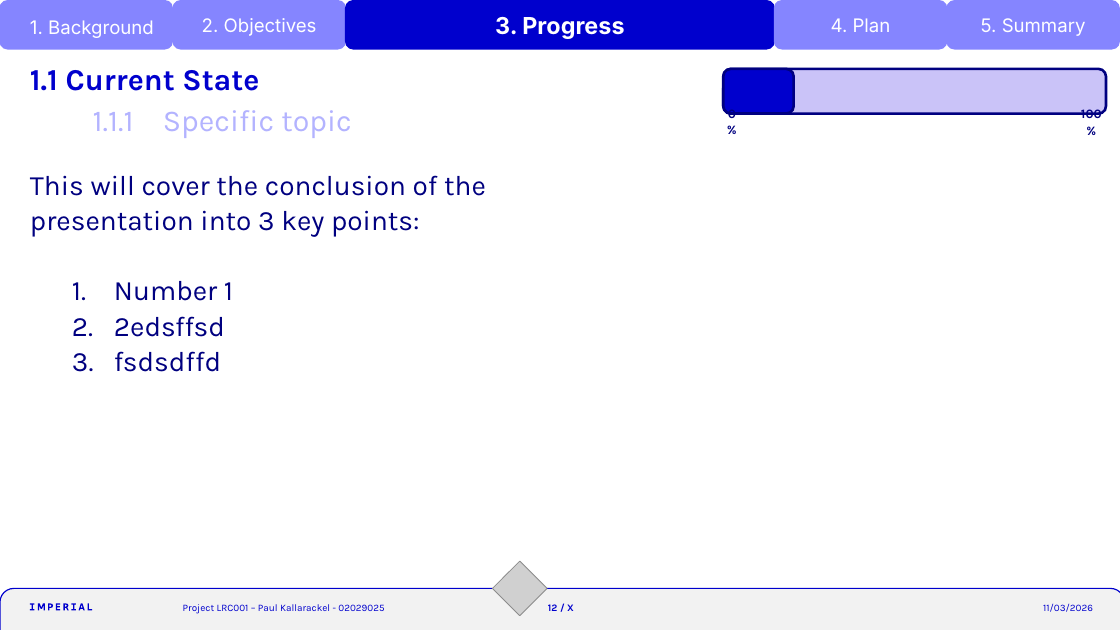
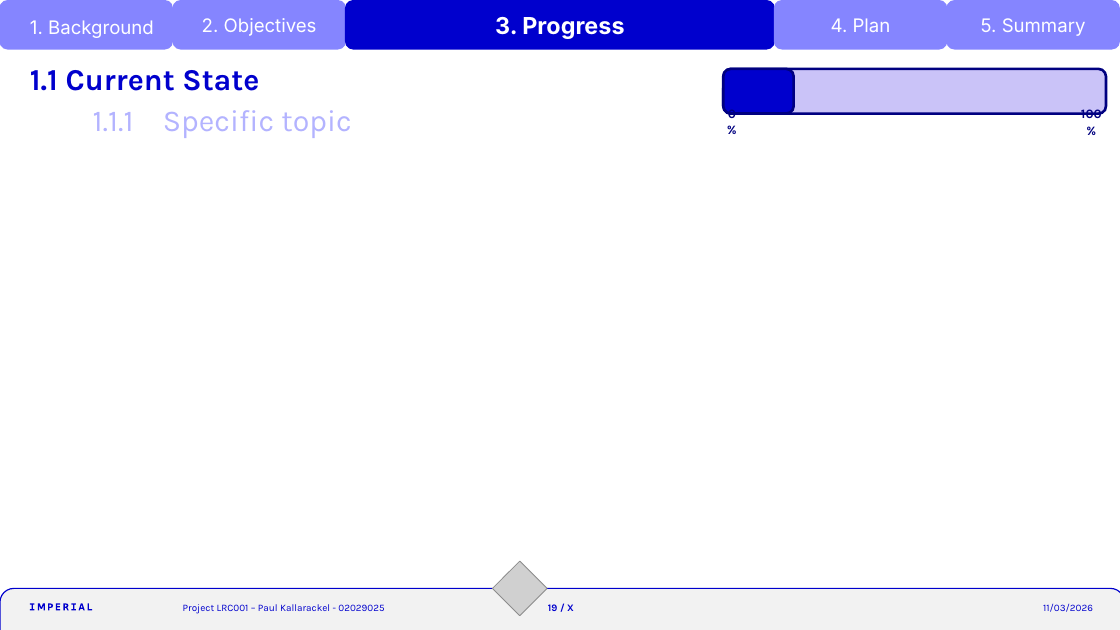
Before and after one commit to krackalackel02/FYP-Interim, a slide deck: slide 19 of Interim.pptm (slide 12 before the commit). Drawn at 1120x630 pixels with LibreOffice and Linux fonts; fonts in the diff are those of the drawing; grey boxes stand for pictures. Boxes give left, top, right and bottom in pixels: in the first picture for what was removed or moved away, otherwise in the second. Text is boxed around its words. In the diff, an @@ line names an element or a change of style, - is before the commit and + after.

```diff
--- a/Interim.pptm
+++ b/Interim.pptm
@@ text removed at (x1=30, y1=175, x2=486, y2=372) @@
-This will cover the conclusion of the presentation into 3 key points:
-  1. Number 1
-  2. 2edsffsd
-  3. fsdsdffd
```
Also in this commit, not shown: 3 other slides changed, 7 slides added.
